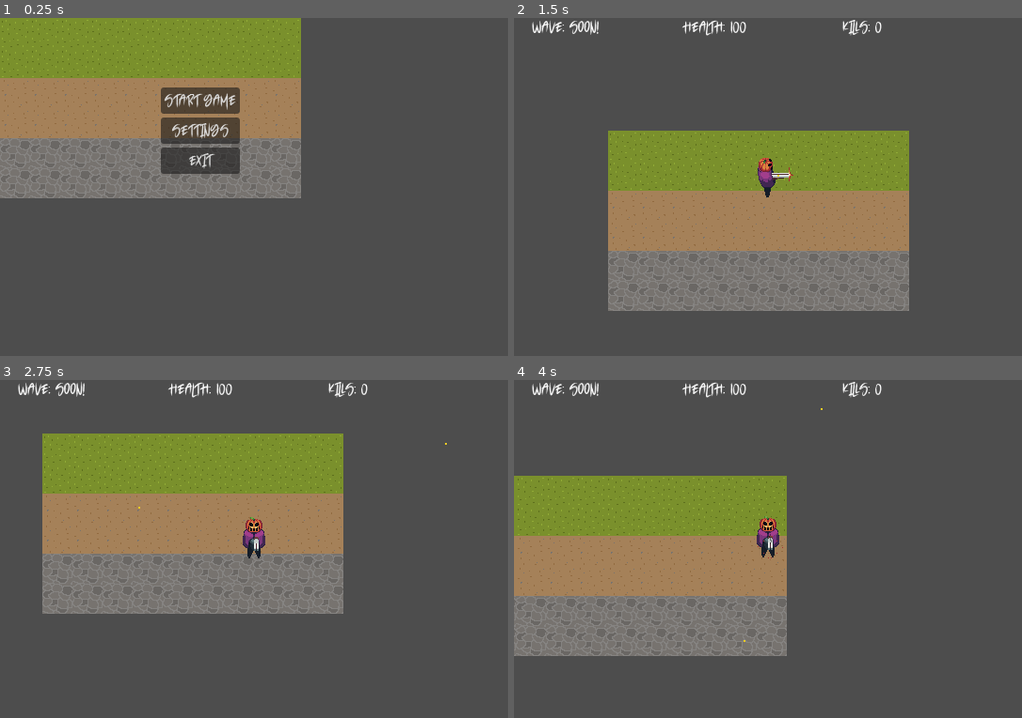
Above: before the commit, frames 1-4 (two rows, left to right).
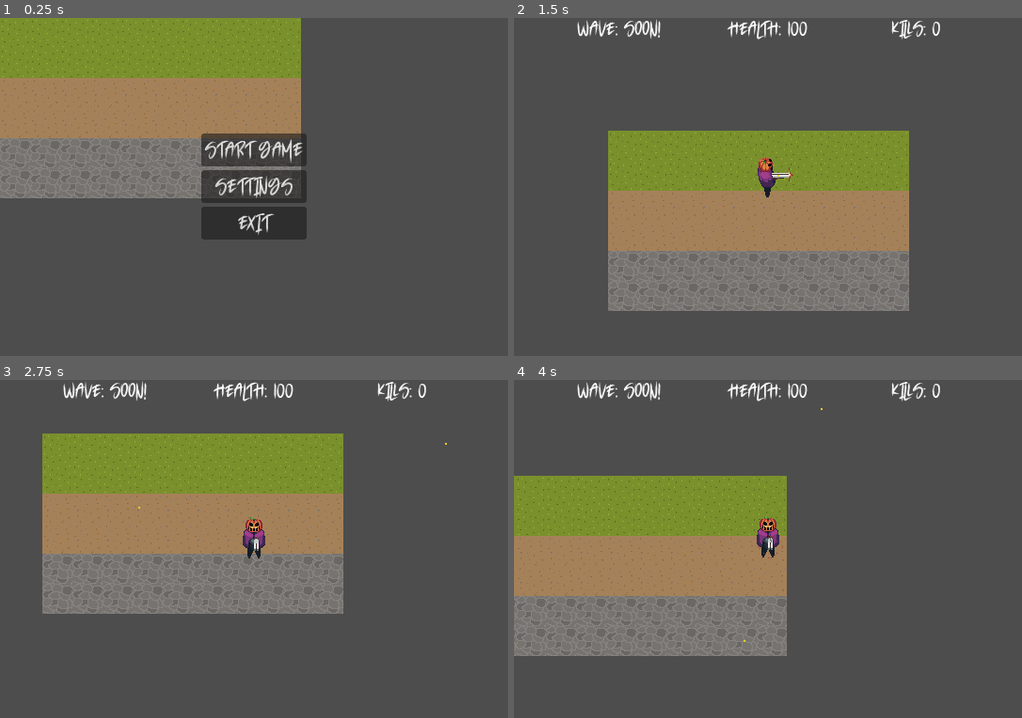
Above: after the commit, the same moments.

Repository: joshuardecker/eternal-harvest
Game: Godot game, scene res://World/world.tscn
The game is run twice, just before and just after one commit, with the same random seed, the same clock (stepped at 60 frames per second) and the same inputs.
Inputs (mouse positions are in pixels of both pictures, inside the frame that each line leads up to):
- Up to frame 1 (0.25 s): no input
- Up to frame 2 (1.5 s): click "Start Game" at 0.5 s; tap Enter at 1.25 s; move the mouse to (879, 170) at 1.27 s; hold D (right) from 1.28 s (still down); click (879, 170) at 1.35 s
- Up to frame 3 (2.75 s): move the mouse to (152, 565) at 2.02 s; release D (right) at 2.03 s; hold S (down) from 2.03 s (still down); click (152, 565) at 2.1 s
- Up to frame 4 (4 s): move the mouse to (818, 474) at 2.77 s; release S (down) at 2.78 s; hold D (right) 2.78-3.53 s; click (818, 474) at 2.85 s; move the mouse to (742, 616) at 3.52 s; hold W (up) from 3.53 s (still down); click (742, 616) at 3.6 s

The runs differ from the first frame. In frame 1, 8.2% of the frame differs, in the area x 31-61%, y 20-66%; in frame 2, 1.4%; in frame 3, 1.4%; in frame 4, 1.4%.

Commit message:
Parent node now controls the font, and the menus are the proper size for the new screen res

Diff:
--- a/UI/hud.tscn
+++ b/UI/hud.tscn
@@ -1,29 +1,25 @@
-[gd_scene load_steps=6 format=3 uid="uid://criud4mjonr57"]
+[gd_scene load_steps=4 format=3 uid="uid://criud4mjonr57"]
 
 [ext_resource type="FontFile" uid="uid://cvh6d11sybw7w" path="res://Fonts/Halloween.ttf" id="1_ct374"]
 [ext_resource type="Script" path="res://UI/hud.gd" id="1_ttt36"]
 
-[sub_resource type="LabelSettings" id="LabelSettings_r4ijt"]
-font = ExtResource("1_ct374")
-
-[sub_resource type="LabelSettings" id="LabelSettings_hu8t5"]
-font = ExtResource("1_ct374")
-
-[sub_resource type="LabelSettings" id="LabelSettings_pakj2"]
-font = ExtResource("1_ct374")
+[sub_resource type="Theme" id="Theme_o0jr0"]
+default_base_scale = 1.0
+default_font = ExtResource("1_ct374")
+default_font_size = 20
 
 [node name="HUD" type="Control" groups=["HUD"]]
 layout_mode = 3
-anchors_preset = 15
-anchor_right = 1.0
-anchor_bottom = 1.0
+offset_right = 540.0
+offset_bottom = 360.0
 grow_horizontal = 2
 grow_vertical = 2
+theme = SubResource("Theme_o0jr0")
 script = ExtResource("1_ttt36")
 
 [node name="CenterContainer" type="CenterContainer" parent="."]
 layout_mode = 0
-offset_right = 426.0
+offset_right = 540.0
 offset_bottom = 20.0
 
 [node name="HBoxContainer" type="HBoxContainer" parent="CenterContainer"]
@@ -33,7 +29,6 @@
 custom_minimum_size = Vector2(100, 0)
 layout_mode = 2
 text = "Wave: Soon!"
-label_settings = SubResource("LabelSettings_r4ijt")
 horizontal_alignment = 1
 
 [node name="HSeparator" type="HSeparator" parent="CenterContainer/HBoxContainer"]
@@ -45,7 +40,6 @@
 custom_minimum_size = Vector2(100, 0)
 layout_mode = 2
 text = "Health: 100"
-label_settings = SubResource("LabelSettings_hu8t5")
 horizontal_alignment = 1
 
 [node name="HSeparator2" type="HSeparator" parent="CenterContainer/HBoxContainer"]
@@ -57,5 +51,4 @@
 custom_minimum_size = Vector2(100, 0)
 layout_mode = 2
 text = "Kills: 0"
-label_settings = SubResource("LabelSettings_pakj2")
 horizontal_alignment = 1
--- a/UI/main_menu.tscn
+++ b/UI/main_menu.tscn
@@ -1,34 +1,36 @@
-[gd_scene load_steps=3 format=3 uid="uid://cgrn7ehy1rtcq"]
+[gd_scene load_steps=4 format=3 uid="uid://cgrn7ehy1rtcq"]
 
 [ext_resource type="Script" path="res://UI/main_menu.gd" id="1_3w8pi"]
 [ext_resource type="FontFile" uid="uid://cvh6d11sybw7w" path="res://Fonts/Halloween.ttf" id="2_3vgl8"]
 
+[sub_resource type="Theme" id="Theme_xlwg6"]
+default_font = ExtResource("2_3vgl8")
+default_font_size = 22
+
 [node name="MainMenu" type="Control"]
 layout_mode = 3
 anchors_preset = 0
+theme = SubResource("Theme_xlwg6")
 script = ExtResource("1_3w8pi")
 
 [node name="CenterContainer" type="CenterContainer" parent="."]
 layout_mode = 0
-offset_right = 426.0
-offset_bottom = 240.0
+offset_right = 540.0
+offset_bottom = 360.0
 
 [node name="VBoxContainer" type="VBoxContainer" parent="CenterContainer"]
 layout_mode = 2
 
 [node name="Start" type="Button" parent="CenterContainer/VBoxContainer"]
 layout_mode = 2
-theme_override_fonts/font = ExtResource("2_3vgl8")
 text = "Start Game"
 
 [node name="Settings" type="Button" parent="CenterContainer/VBoxContainer"]
 layout_mode = 2
-theme_override_fonts/font = ExtResource("2_3vgl8")
 text = "Settings"
 
 [node name="Exit" type="Button" parent="CenterContainer/VBoxContainer"]
 layout_mode = 2
-theme_override_fonts/font = ExtResource("2_3vgl8")
 text = "Exit"
 
 [connection signal="pressed" from="CenterContainer/VBoxContainer/Start" to="." method="_on_start_pressed"]
--- a/UI/settings_menu.tscn
+++ b/UI/settings_menu.tscn
@@ -1,14 +1,11 @@
-[gd_scene load_steps=5 format=3 uid="uid://dn2bswo10j13i"]
+[gd_scene load_steps=4 format=3 uid="uid://dn2bswo10j13i"]
 
 [ext_resource type="FontFile" uid="uid://cvh6d11sybw7w" path="res://Fonts/Halloween.ttf" id="1_5tsyr"]
 [ext_resource type="Script" path="res://UI/settings_menu.gd" id="1_kp3po"]
 
-[sub_resource type="LabelSettings" id="LabelSettings_o24ey"]
-font = ExtResource("1_5tsyr")
-font_size = 20
-
-[sub_resource type="Theme" id="Theme_msisq"]
+[sub_resource type="Theme" id="Theme_xlxih"]
 default_font = ExtResource("1_5tsyr")
+default_font_size = 22
 
 [node name="SettingsMenu" type="Control"]
 layout_mode = 3
@@ -17,22 +14,22 @@
 anchor_bottom = 1.0
 grow_horizontal = 2
 grow_vertical = 2
+theme = SubResource("Theme_xlxih")
 script = ExtResource("1_kp3po")
 
 [node name="CenterContainer" type="CenterContainer" parent="."]
 layout_mode = 0
-offset_right = 426.0
+offset_right = 540.0
 offset_bottom = 40.0
 
 [node name="Label" type="Label" parent="CenterContainer"]
 layout_mode = 2
 text = "Settings"
-label_settings = SubResource("LabelSettings_o24ey")
 
 [node name="CenterContainer2" type="CenterContainer" parent="."]
 layout_mode = 0
-offset_right = 426.0
-offset_bottom = 240.0
+offset_right = 540.0
+offset_bottom = 360.0
 
 [node name="VBoxContainer" type="VBoxContainer" parent="CenterContainer2"]
 layout_mode = 2
@@ -40,12 +37,10 @@
 
 [node name="Fullscreen" type="CheckBox" parent="CenterContainer2/VBoxContainer"]
 layout_mode = 2
-theme_override_fonts/font = ExtResource("1_5tsyr")
 text = "Fullscreen?"
 
 [node name="VSync" type="OptionButton" parent="CenterContainer2/VBoxContainer"]
 layout_mode = 2
-theme = SubResource("Theme_msisq")
 alignment = 1
 item_count = 3
 selected = 1
@@ -58,7 +53,6 @@
 
 [node name="Back" type="Button" parent="CenterContainer2/VBoxContainer"]
 layout_mode = 2
-theme_override_fonts/font = ExtResource("1_5tsyr")
 text = "Back"
 
 [connection signal="pressed" from="CenterContainer2/VBoxContainer/Fullscreen" to="." method="_on_fullscreen_pressed"]
